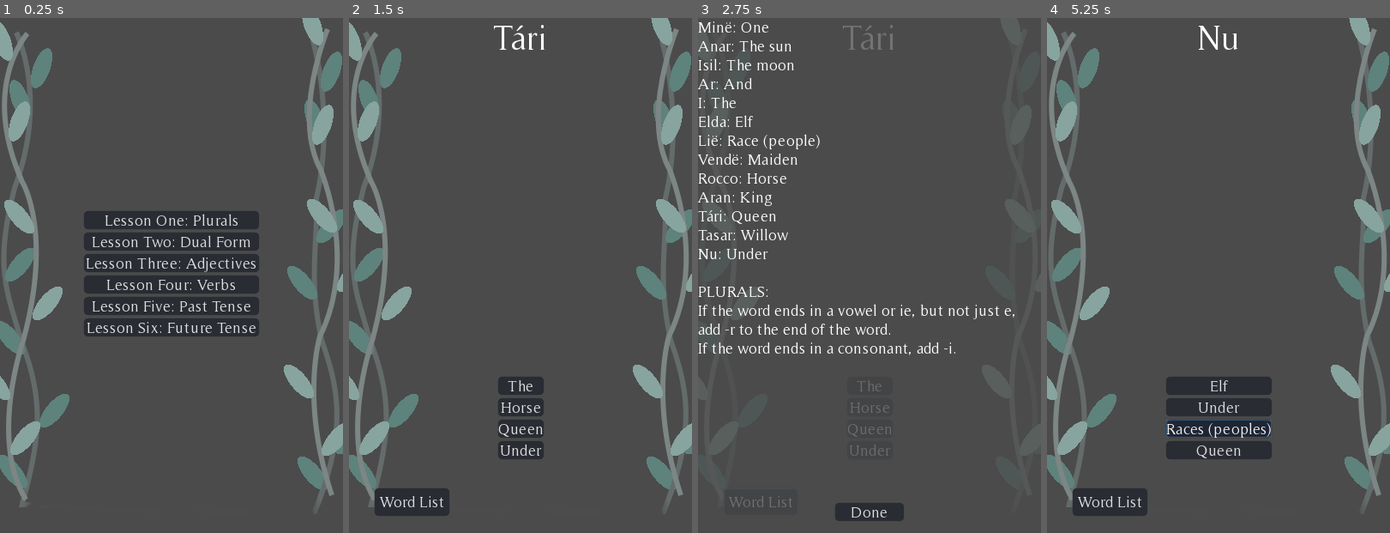
Above: before the commit, frames 1-4 (left to right).
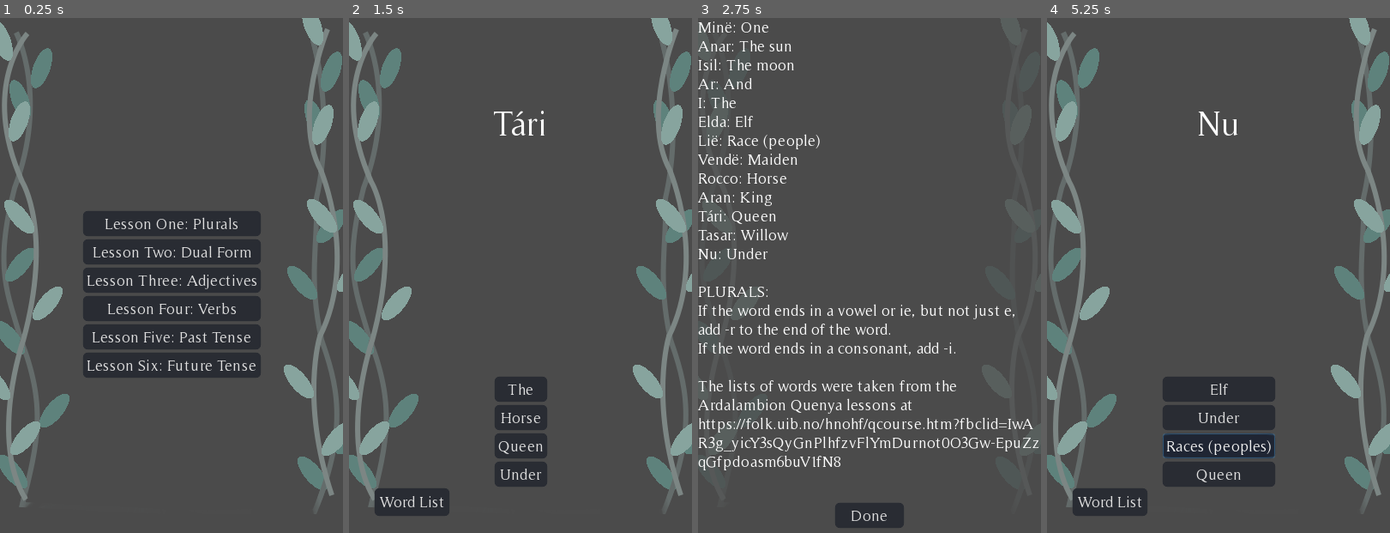
Above: after the commit, the same moments.

Repository: the-alex-g/QuenyaFlashcards
Game: Godot game, scene res://Main.tscn
Two runs of this game, one before a commit and one after it. Both use one fixed random seed, a clock stepped at 60 frames per second and the inputs below. This scene is started directly instead of the project's main scene.
Inputs:
- Up to frame 1 (0.25 s): no input
- Up to frame 2 (1.5 s): click "Lesson One: Plurals" at 0.5 s; click "Done" at 1.25 s
- Up to frame 3 (2.75 s): click "Word List" at 2 s
- Up to frame 4 (5.25 s): click "Done" at 2.75 s; click "The" at 3.5 s; click "Horse" at 4.25 s; click "Queen" at 5 s

The runs differ from the first frame. In frame 1, 8.5% of the frame differs, in the area x 24-76%, y 37-70%; in frame 2, 2.2%; in frame 3, 3.4%; in frame 4, 4.0%.

Commit message:
Add line edit styles

Diff:
--- a/project/Main.gd
+++ b/project/Main.gd
@@ -5,6 +5,7 @@
 # enums
 
 # constants
+const CREDITS := '\n\nThe lists of words were taken from the Ardalambion Quenya lessons at\nhttps://folk.uib.no/hnohf/qcourse.htm?fbclid=IwAR3g_yicY3sQyGnPlhfzvFlYmDurnot0O3Gw-EpuZzqGfpdoasm6buV1fN8'
 
 # exported variables
 
@@ -43,6 +44,7 @@
 	for key in exercises:
 		words[key] = exercises[key]
 	_word_list_display.text += '\n'+get('LESS_'+lesson_number+'_RULES')
+	_word_list_display.text += CREDITS
 	_word_list.visible = true
 	_word_list_display.visible = true
 	_working_list = words
@@ -96,7 +98,7 @@
 
 func _on_WordList_pressed()->void:
 	_word_list.visible = true
-	_lesson.visible = true
+	_lesson.visible = false
 
 
 func _on_LessonButton_pressed(lesson_number:String)->void:
--- a/project/Main.tscn
+++ b/project/Main.tscn
@@ -9,11 +9,10 @@
 [ext_resource path="res://SFX/Wrong.wav" type="AudioStream" id=7]
 [ext_resource path="res://VineBorder.png" type="Texture" id=8]
 
-[sub_resource type="StyleBoxFlat" id=3]
+[sub_resource type="StyleBoxFlat" id=1]
 bg_color = Color( 0.294118, 0.294118, 0.294118, 0.776471 )
 
-[sub_resource type="Animation" id=1]
-resource_name = "Shake"
+[sub_resource type="Animation" id=2]
 length = 0.5
 tracks/0/type = "value"
 tracks/0/path = NodePath("Camera2D:position")
@@ -62,6 +61,7 @@
 
 [node name="QuestionLabel" type="Label" parent="Lesson"]
 anchor_right = 1.0
+margin_top = 100.0
 margin_bottom = 45.0
 custom_fonts/font = ExtResource( 5 )
 align = 1
@@ -100,12 +100,14 @@
 [node name="Panel" type="Panel" parent="WordListDisplay"]
 anchor_right = 1.0
 anchor_bottom = 1.0
-custom_styles/panel = SubResource( 3 )
+custom_styles/panel = SubResource( 1 )
 
 [node name="RichTextLabel" type="RichTextLabel" parent="WordListDisplay"]
 anchor_right = 1.0
 anchor_bottom = 1.0
 margin_bottom = -60.0
+focus_mode = 2
+selection_enabled = true
 __meta__ = {
 "_edit_use_anchors_": false
 }
@@ -194,7 +196,7 @@
 current = true
 
 [node name="AnimationPlayer" type="AnimationPlayer" parent="."]
-anims/Shake = SubResource( 1 )
+anims/Shake = SubResource( 2 )
 
 [node name="LessonFinishedParticles" type="CPUParticles2D" parent="."]
 position = Vector2( 200, 200 )
--- /dev/null
+++ b/project/Styles/Hovered.tres
@@ -0,0 +1,13 @@
+[gd_resource type="StyleBoxFlat" format=2]
+
+[resource]
+bg_color = Color( 0.121569, 0.145098, 0.2, 1 )
+border_width_left = 4
+border_width_top = 4
+border_width_right = 4
+border_width_bottom = 4
+border_color = Color( 0.121569, 0.145098, 0.2, 1 )
+corner_radius_top_left = 5
+corner_radius_top_right = 5
+corner_radius_bottom_right = 5
+corner_radius_bottom_left = 5
--- /dev/null
+++ b/project/Styles/Normal.tres
@@ -0,0 +1,13 @@
+[gd_resource type="StyleBoxFlat" format=2]
+
+[resource]
+bg_color = Color( 0.160784, 0.172549, 0.2, 1 )
+border_width_left = 4
+border_width_top = 4
+border_width_right = 4
+border_width_bottom = 4
+border_color = Color( 0.160784, 0.172549, 0.2, 1 )
+corner_radius_top_left = 5
+corner_radius_top_right = 5
+corner_radius_bottom_right = 5
+corner_radius_bottom_left = 5
--- /dev/null
+++ b/project/Styles/Pressed.tres
@@ -0,0 +1,13 @@
+[gd_resource type="StyleBoxFlat" format=2]
+
+[resource]
+bg_color = Color( 0.113725, 0.12549, 0.14902, 1 )
+border_width_left = 4
+border_width_top = 4
+border_width_right = 4
+border_width_bottom = 4
+border_color = Color( 0.113725, 0.12549, 0.14902, 1 )
+corner_radius_top_left = 5
+corner_radius_top_right = 5
+corner_radius_bottom_right = 5
+corner_radius_bottom_left = 5
--- a/project/Theme.tres
+++ b/project/Theme.tres
@@ -1,27 +1,9 @@
 [gd_resource type="Theme" load_steps=5 format=2]
 
 [ext_resource path="res://Fonts/SmallFont.tres" type="DynamicFont" id=1]
-
-[sub_resource type="StyleBoxFlat" id=1]
-bg_color = Color( 0.121569, 0.145098, 0.2, 1 )
-corner_radius_top_left = 5
-corner_radius_top_right = 5
-corner_radius_bottom_right = 5
-corner_radius_bottom_left = 5
-
-[sub_resource type="StyleBoxFlat" id=2]
-bg_color = Color( 0.160784, 0.172549, 0.2, 1 )
-corner_radius_top_left = 5
-corner_radius_top_right = 5
-corner_radius_bottom_right = 5
-corner_radius_bottom_left = 5
-
-[sub_resource type="StyleBoxFlat" id=3]
-bg_color = Color( 0.1125, 0.12375, 0.15, 1 )
-corner_radius_top_left = 5
-corner_radius_top_right = 5
-corner_radius_bottom_right = 5
-corner_radius_bottom_left = 5
+[ext_resource path="res://Styles/Hovered.tres" type="StyleBox" id=2]
+[ext_resource path="res://Styles/Pressed.tres" type="StyleBox" id=3]
+[ext_resource path="res://Styles/Normal.tres" type="StyleBox" id=4]
 
 [resource]
 default_font = ExtResource( 1 )
@@ -33,7 +15,20 @@
 Button/fonts/font = null
 Button/styles/disabled = null
 Button/styles/focus = null
-Button/styles/hover = SubResource( 1 )
-Button/styles/normal = SubResource( 2 )
-Button/styles/pressed = SubResource( 3 )
+Button/styles/hover = ExtResource( 2 )
+Button/styles/normal = ExtResource( 4 )
+Button/styles/pressed = ExtResource( 3 )
+LineEdit/colors/clear_button_color = Color( 0.88, 0.88, 0.88, 1 )
+LineEdit/colors/clear_button_color_pressed = Color( 1, 1, 1, 1 )
+LineEdit/colors/cursor_color = Color( 0.94, 0.94, 0.94, 1 )
+LineEdit/colors/font_color = Color( 0.88, 0.88, 0.88, 1 )
+LineEdit/colors/font_color_selected = Color( 0, 0, 0, 1 )
+LineEdit/colors/font_color_uneditable = Color( 0.88, 0.88, 0.88, 0.5 )
+LineEdit/colors/selection_color = Color( 0.49, 0.49, 0.49, 1 )
+LineEdit/constants/minimum_spaces = 12
+LineEdit/fonts/font = null
+LineEdit/icons/clear = null
+LineEdit/styles/focus = ExtResource( 2 )
+LineEdit/styles/normal = ExtResource( 4 )
+LineEdit/styles/read_only = null
 Panel/styles/panel = null
Not shown: 2 places in project/Main.tscn that only renumber resources
